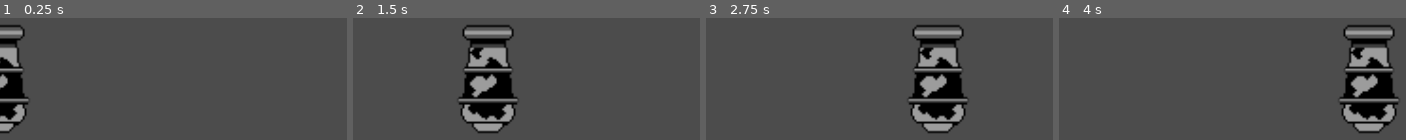
Above: before the commit, frames 1-4 (left to right).
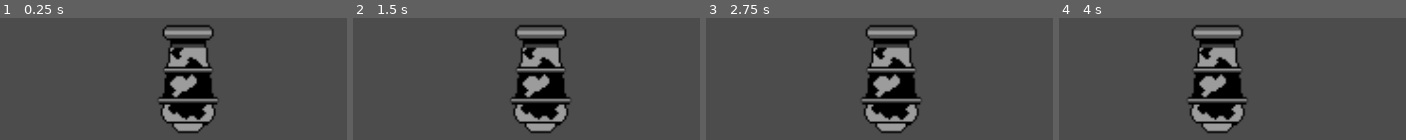
Above: after the commit, the same moments.

Repository: MrZak-dev/godot_3.1_jumping_balls
Game: Godot game, scene res://scenes/player/player_cannon.tscn
Two runs of this game, one before a commit and one after it. Both use one fixed random seed, a clock stepped at 60 frames per second and the inputs below.
Inputs (mouse positions are in pixels of both pictures, inside the frame that each line leads up to):
- Up to frame 1 (0.25 s): no input
- Up to frame 2 (1.5 s): tap Enter at 0.5 s; move the mouse to (outside the picture) at 0.52 s; click (outside the picture) at 0.67 s; tap Space at 1.25 s; drag from (outside the picture) to (526, 59) at 1.27 s
- Up to frame 3 (2.75 s): tap Enter at 2 s; move the mouse to (outside the picture) at 2.02 s; click (outside the picture) at 2.17 s
- Up to frame 4 (4 s): tap Space at 2.75 s; drag from (1232, 59) to (outside the picture) at 2.77 s; tap Enter at 3.5 s; move the mouse to (1371, 20) at 3.52 s; click (1371, 20) at 3.67 s

The runs differ from the first frame. In frame 1, 15% of the frame differs, in the area x 0-63%, y 5-95%; in frame 2, 19%; in frame 3, 19%; in frame 4, 20%, in the area x 37-98%, y 5-95%.
Error before the commit: Invalid call. Nonexistent function 'get_position' in base 'InputEventKey'. (res://scenes/player/player_cannon2.gd:18)

Commit message:
returning to the old solution with some fixes

Diff:
--- a/scenes/player/player_cannon.gd
+++ b/scenes/player/player_cannon.gd
@@ -1,8 +1,8 @@
 extends KinematicBody2D
 
 var motion = Vector2()
-var moving_speed = 500
-var max_speed = 10
+var moving_speed = 30
+var max_speed
 var touch_point = Vector2()
 var pressed = false
 var player_position = Vector2()
@@ -13,14 +13,13 @@
 
 func _process(delta):
 	if pressed:
-		if max_speed > 20:
-			player_position.x = int(self.get_position().x)
-			if player_position.x > touch_point.x:
-				motion.x = min(motion.x - moving_speed,max_speed)
-			if player_position.x < touch_point.x:
-				motion.x = max(motion.x + moving_speed,max_speed)
-			move_and_slide(motion)
-			pressed = false #in the end of each frame make it false so the movements wont keep going
+		player_position.x = int(self.get_position().x)
+		if player_position.x > touch_point.x:
+			motion.x = min(motion.x - moving_speed,max_speed)
+		if player_position.x < touch_point.x:
+			motion.x = max(motion.x + moving_speed,max_speed)
+		move_and_slide(motion)
+		pressed = false #in the end of each frame make it false so the movements wont keep going
 	else:
 		move_and_slide(Vector2(0,0))
 	pass
--- a/scenes/player/player_cannon.tscn
+++ b/scenes/player/player_cannon.tscn
@@ -1,6 +1,6 @@
 [gd_scene load_steps=3 format=2]
 
-[ext_resource path="res://scenes/player/player_cannon2.gd" type="Script" id=1]
+[ext_resource path="res://scenes/player/player_cannon.gd" type="Script" id=1]
 [ext_resource path="res://scenes/player/cannon.png" type="Texture" id=2]
 
 [node name="player_cannon" type="KinematicBody2D"]
--- a/scenes/player/player_cannon2.gd
+++ b/scenes/player/player_cannon2.gd
@@ -16,6 +16,4 @@
 func _input(event):
 	if event is InputEventScreenDrag or InputEventScreenTouch:
 		position_of_touch.x = event.get_position().x
-
-
 	pass
